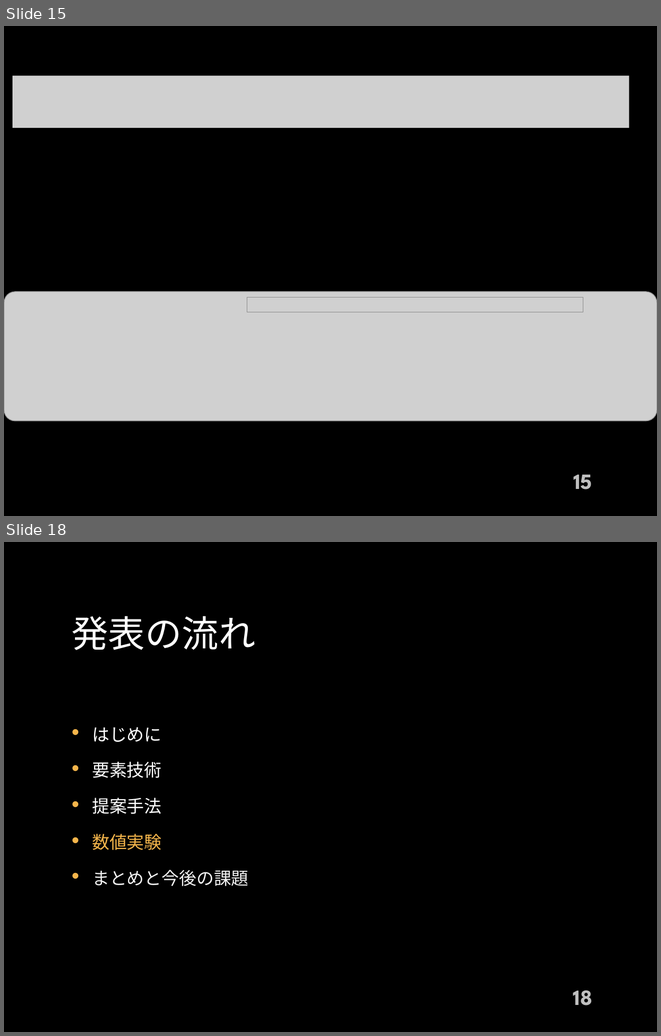
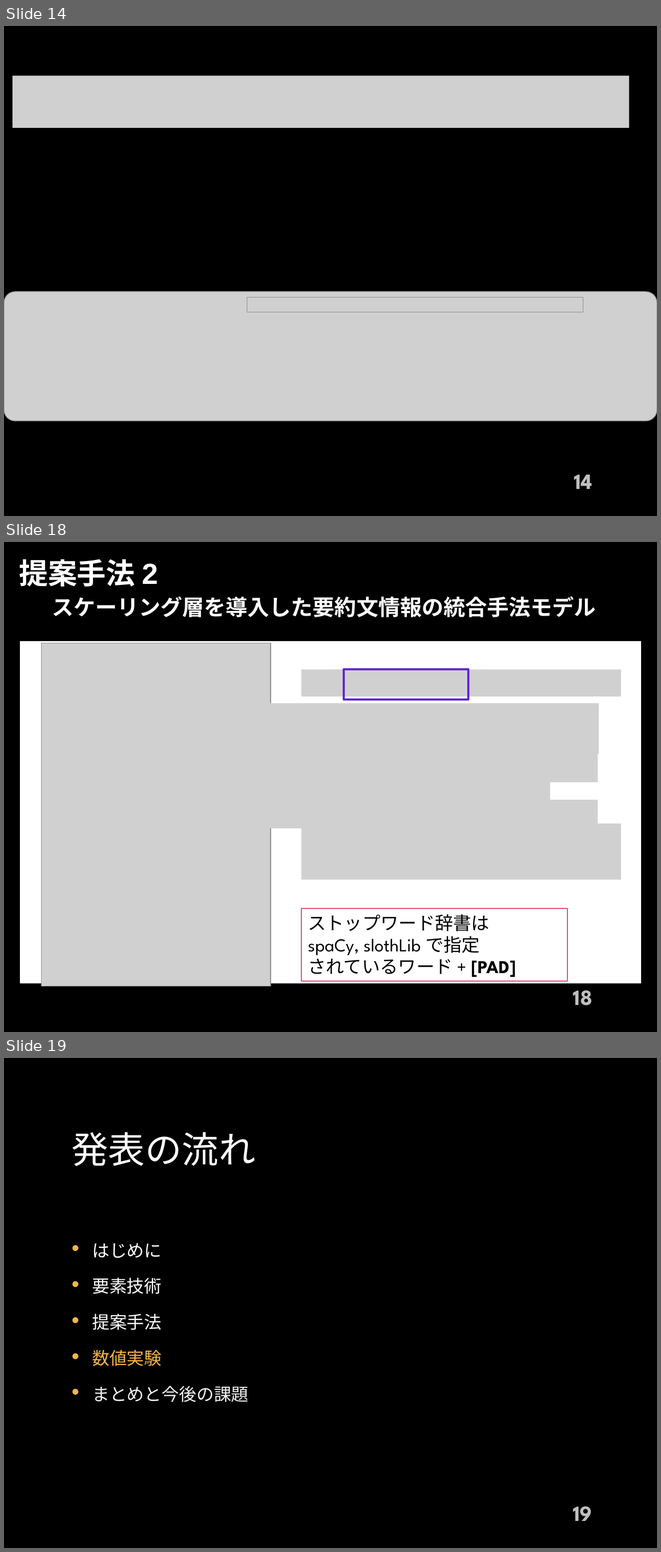
Before and after one commit to 1g-hub/takayama_b, a slide deck: prsn/shuron/Master_Slide_2210104043_Yusei_Takayama.pptx. Shown one above the other, each under a label of ours: slides 15 and 18 before the commit, slides 14, 18 and 19 after it; the slides between them are not shown. The pictures are 661x1036 and 661x1552 pixels, drawn with LibreOffice and Linux fonts; fonts in the diff are those of the drawing; grey boxes stand for pictures; background and template pictures are left out. Boxes give left, top, right and bottom in pixels: in the first picture for what was removed or moved away, otherwise in the second. Text is boxed around its words. In the diff, an @@ line names an element or a change of style, - is before the commit and + after.

```diff
--- a/prsn/shuron/Master_Slide_2210104043_Yusei_Takayama.pptx
+++ b/prsn/shuron/Master_Slide_2210104043_Yusei_Takayama.pptx
@@ slide 18 added at bbox=[4, 542, 657, 1032], background picture (left out) @@
@@ text added at bbox=[19, 559, 596, 617], 24 pt, text #FFFFFF, bold @@
+提案手法 2
+スケーリング層を導入した要約文情報の統合手法モデル
@@ rectangle added at bbox=[20, 641, 641, 983], fill #FFFFFF @@
@@ picture added at bbox=[41, 643, 271, 986] @@
@@ picture added at bbox=[302, 669, 621, 696] @@
@@ rectangle added at bbox=[344, 669, 468, 699], outline #6027D1 2.25 pt @@
@@ picture added at bbox=[265, 703, 599, 753] @@
@@ picture added at bbox=[223, 731, 542, 758] @@
@@ picture added at bbox=[264, 753, 598, 782] @@
@@ picture added at bbox=[231, 775, 550, 801] @@
@@ picture added at bbox=[264, 800, 598, 829] @@
@@ picture added at bbox=[302, 823, 621, 880] @@
@@ rectangle added at bbox=[302, 908, 567, 981], fill #FFFFFF, outline #E05073 1.35 pt, 20 pt, text #000000 @@
+ストップワード辞書は
+spaCy, slothLib で指定
+されているワード + [PAD]
@@ page number added at bbox=[573, 983, 592, 1005], 24 pt, text #BFBFBF, bold @@
+18
@@ what was slide 15 is now slide 14 @@
@@ page number at bbox=[574, 474, 592, 489]: text changed @@
-15
+14
@@ what was slide 18 is now slide 19 @@
@@ page number at bbox=[573, 1506, 592, 1521]: text changed @@
-18
+19
```
Also in this commit, not shown: 16 slides changed, 4 other slides added, 2 slides removed, 40 other files.
